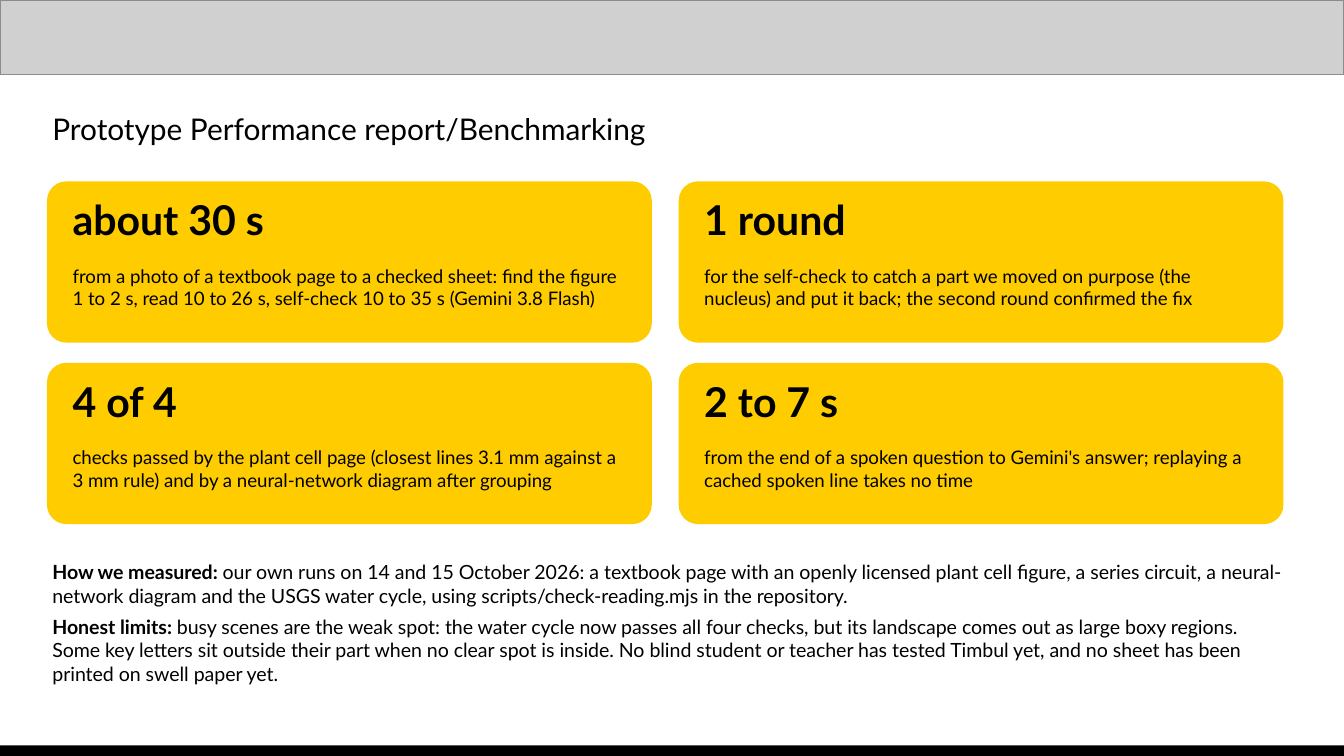
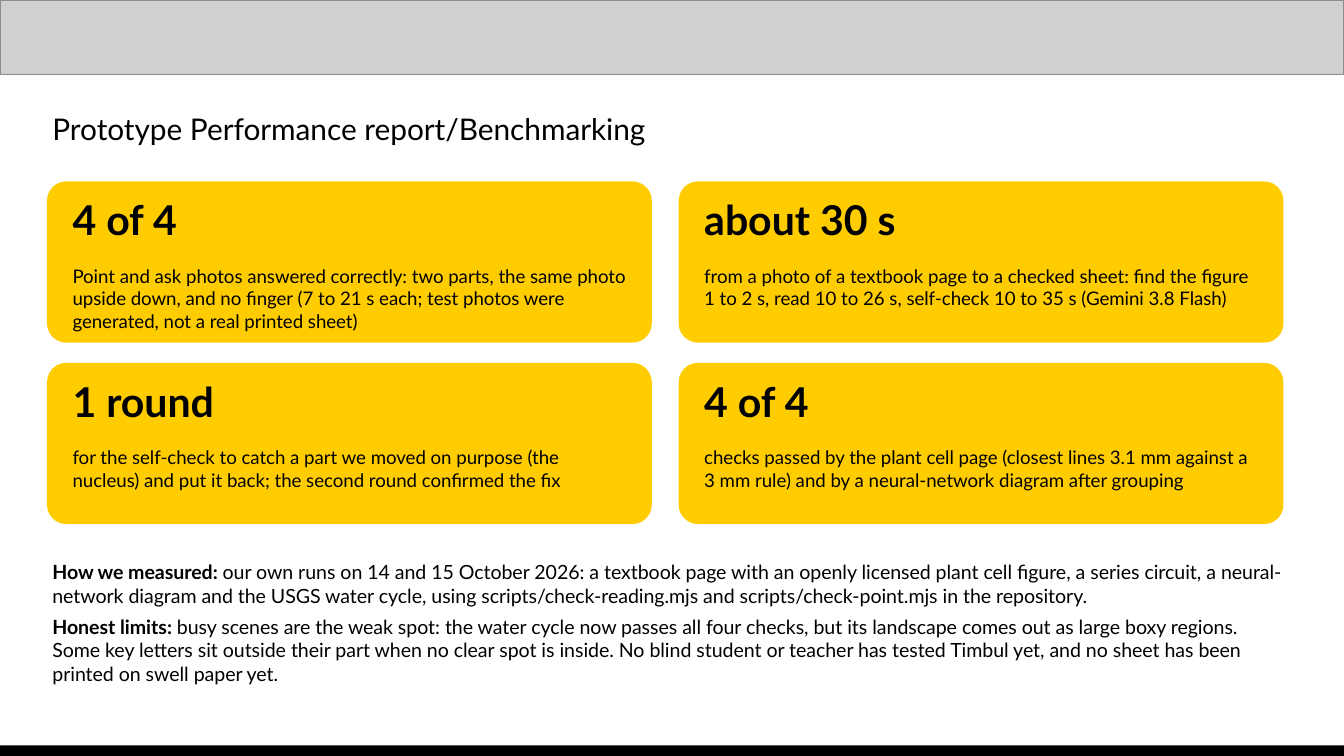
Before and after one commit to padmanabhan-r/timbul, a slide deck: slide 11 of deck/work/Timbul - AI Builder Cup.pptx. Drawn at 1344x756 pixels with LibreOffice and Linux fonts; fonts in the diff are those of the drawing; grey boxes stand for pictures. Boxes give left, top, right and bottom in pixels: in the first picture for what was removed or moved away, otherwise in the second. Text is boxed around its words. In the diff, an @@ line names an element or a change of style, - is before the commit and + after.

Commit message:
Add Point and ask to the deck and README

```diff
--- a/deck/work/Timbul - AI Builder Cup.pptx
+++ b/deck/work/Timbul - AI Builder Cup.pptx
@@ text at (x1=73, y1=204, x2=177, y2=236): text changed @@
-about 30 s
+4 of 4
@@ text at (x1=704, y1=204, x2=896, y2=236): text changed @@
-1 round
+about 30 s
@@ text at (x1=73, y1=269, x2=625, y2=332): text changed @@
-from a photo of a textbook page to a checked sheet: find the figure 1 to 2 s, read 10 to 26 s, self-check 10 to 35 s (Gemini 3.8 Flash)
+Point and ask photos answered correctly: two parts, the same photo upside down, and no finger (7 to 21 s each; test photos were generated, not a real printed sheet)
@@ text at (x1=704, y1=269, x2=1249, y2=308): text changed @@
-for the self-check to catch a part we moved on purpose (the nucleus) and put it back; the second round confirmed the fix
+from a photo of a textbook page to a checked sheet: find the figure 1 to 2 s, read 10 to 26 s, self-check 10 to 35 s (Gemini 3.8 Flash)
@@ text at (x1=73, y1=386, x2=214, y2=418): text changed @@
-4 of 4
+1 round
@@ text at (x1=704, y1=386, x2=809, y2=418): text changed @@
-2 to 7 s
+4 of 4
@@ text at (x1=704, y1=449, x2=1247, y2=491): text changed @@
-from the end of a spoken question to Gemini's answer; replaying a cached spoken line takes no time
+checks passed by the plant cell page (closest lines 3.1 mm against a 3 mm rule) and by a neural-network diagram after grouping
@@ text at (x1=73, y1=450, x2=561, y2=491): text changed @@
-checks passed by the plant cell page (closest lines 3.1 mm against a 3 mm rule) and by a neural-network diagram after grouping
+for the self-check to catch a part we moved on purpose (the nucleus) and put it back; the second round confirmed the fix
@@ text at (x1=52, y1=564, x2=1281, y2=607): text changed @@
-How we measured: our own runs on 14 and 15 October 2026: a textbook page with an openly licensed plant cell figure, a series circuit, a neural-network diagram and the USGS water cycle, using scripts/check-reading.mjs in the repository.
+How we measured: our own runs on 14 and 15 October 2026: a textbook page with an openly licensed plant cell figure, a series circuit, a neural-network diagram and the USGS water cycle, using scripts/check-reading.mjs and scripts/check-point.mjs in the repository.
```
Also in this commit, not shown: 5 other slides changed, 2 other files.
